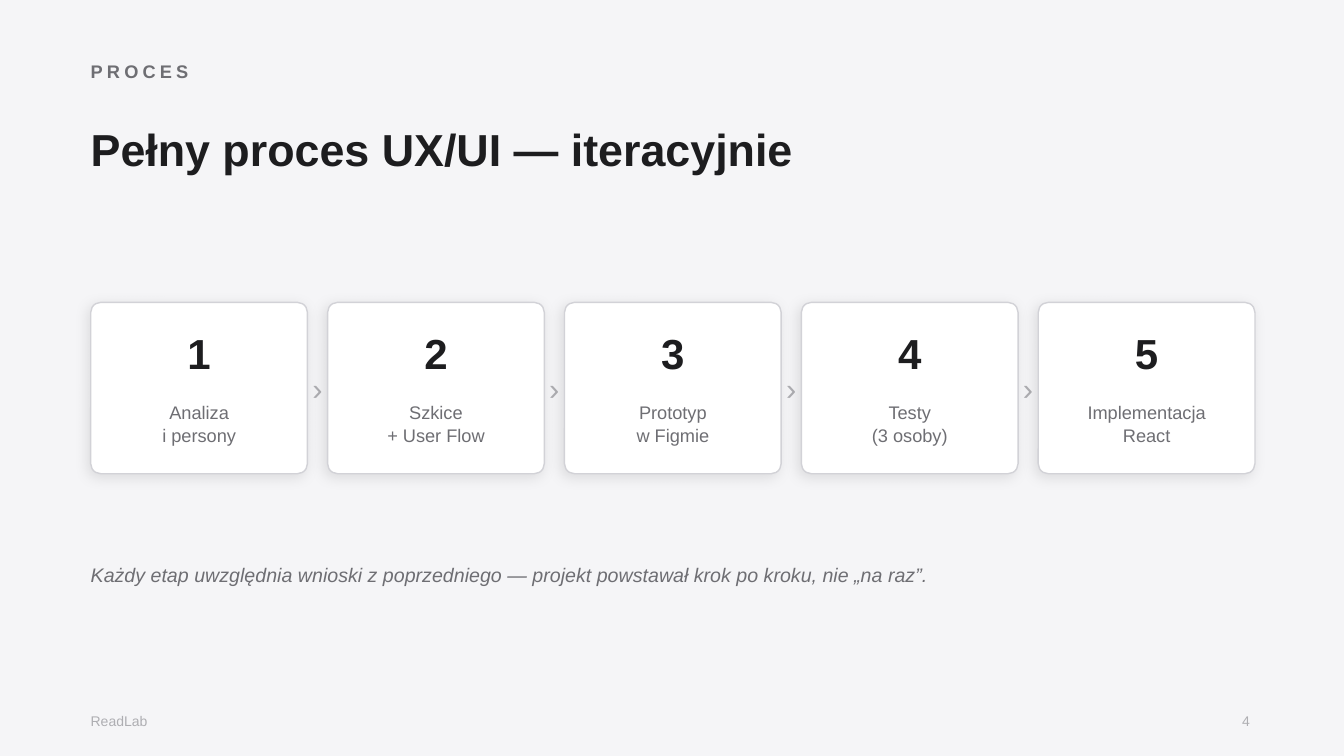
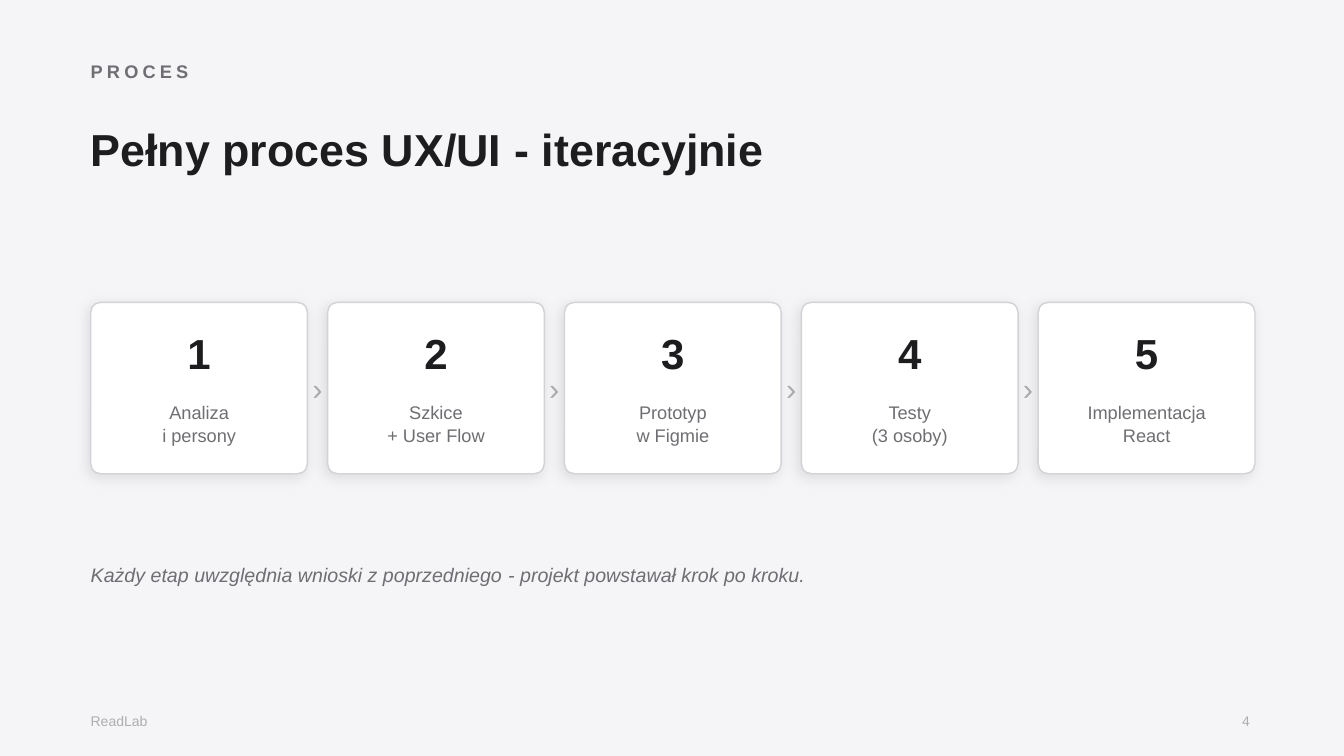
Before and after one commit to neumann1337/readlab, a slide deck: slide 4 of docs/ReadLab-prezentacja.pptx. Drawn at 1344x756 pixels with LibreOffice and Linux fonts; fonts in the diff are those of the drawing. Boxes give left, top, right and bottom in pixels: in the first picture for what was removed or moved away, otherwise in the second. Text is boxed around its words. In the diff, an @@ line names an element or a change of style, - is before the commit and + after.

```diff
--- a/docs/ReadLab-prezentacja.pptx
+++ b/docs/ReadLab-prezentacja.pptx
@@ text at (91, 133, 764, 175): text changed @@
-Pełny proces UX/UI — iteracyjnie
+Pełny proces UX/UI - iteracyjnie
@@ text at (91, 568, 804, 586): text changed @@
-Każdy etap uwzględnia wnioski z poprzedniego — projekt powstawał krok po kroku, nie „na raz”.
+Każdy etap uwzględnia wnioski z poprzedniego - projekt powstawał krok po kroku.
```
Also in this commit, not shown: 4 other slides changed, 1 other file.
